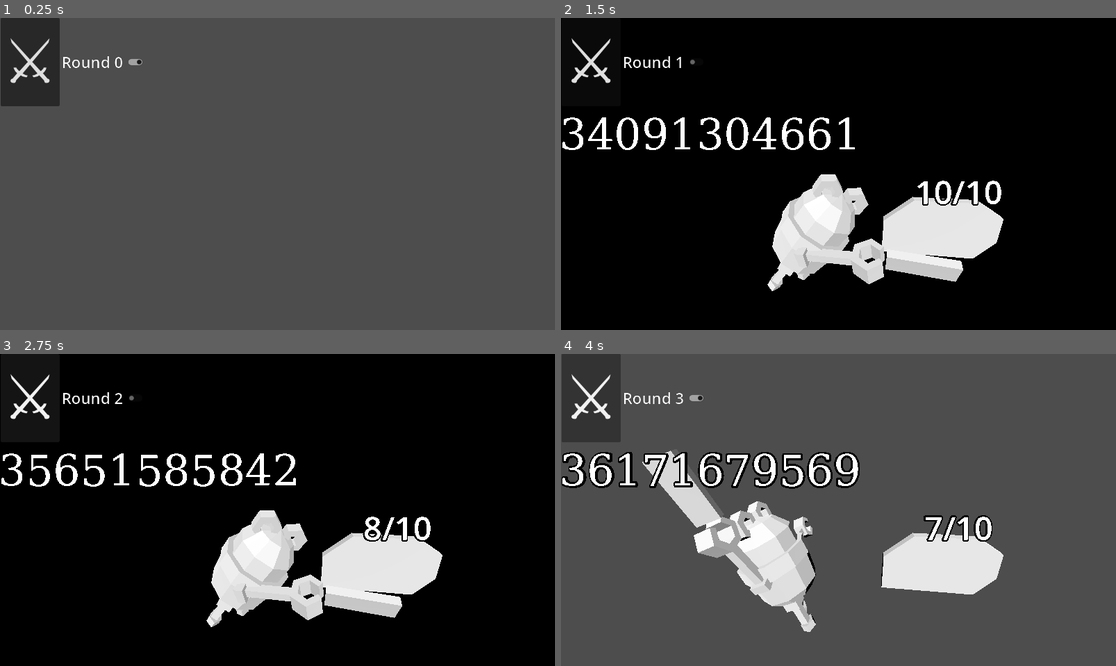
Above: before the commit, frames 1-4 (two rows, left to right).
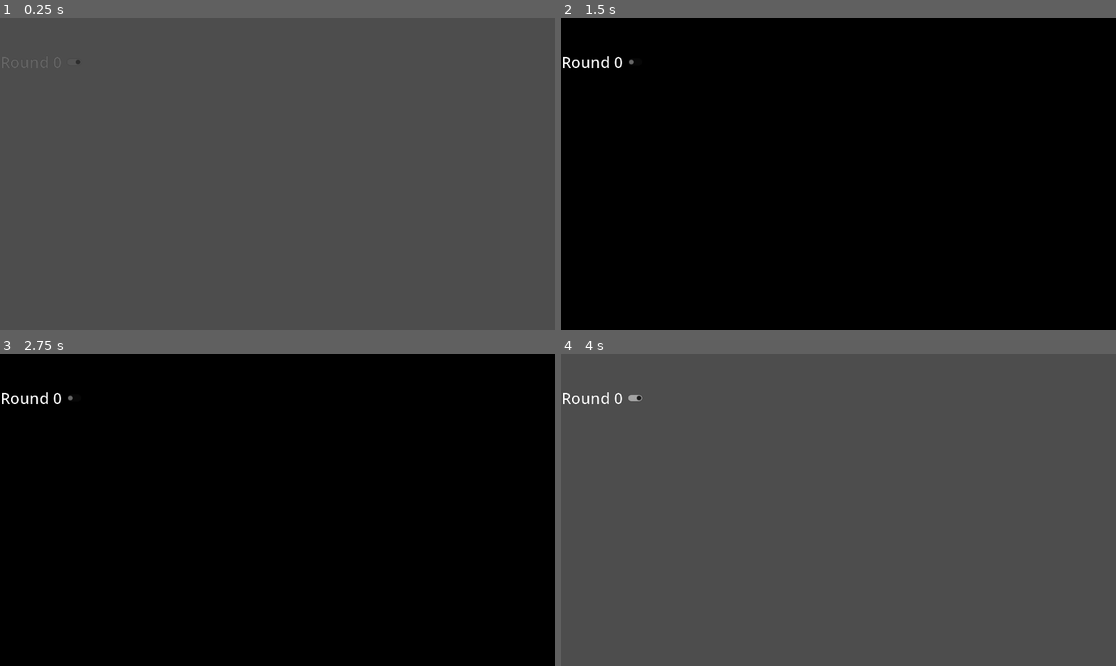
Above: after the commit, the same moments.

Repository: iomeanslife/stream_game_thing
Game: Godot game, scene res://Main.tscn
The game is run twice, just before and just after one commit, with the same random seed, the same clock (stepped at 60 frames per second) and the same inputs.
Inputs (mouse positions are in pixels of both pictures, inside the frame that each line leads up to; where the layout moved, square brackets give the same spot in the first picture):
- Up to frame 1 (0.25 s): no input
- Up to frame 2 (1.5 s): click (588, 61) at 0.5 s, where only the run before the commit has a clickable "⚔️"; click (633, 61) [694, 61] at 1.25 s
- Up to frame 3 (2.75 s): click (27, 397) at 2 s, where only the run before the commit has a clickable "⚔️"
- Up to frame 4 (4 s): click (633, 397) [694, 397] at 2.75 s; click (588, 397) at 3.5 s, where only the run before the commit has a clickable "⚔️"

The runs differ from the first frame. In frame 1, 3.2% of the frame differs, in the area x 0-26%, y 0-29%; in frame 2, 11%; in frame 3, 11%; in frame 4, 16%, in the area x 0-80%, y 0-90%.

Commit message:
Milestone manual assault

Diff:
--- a/Main.gd
+++ b/Main.gd
@@ -12,11 +12,13 @@
 @onready var enemyLocation = $EnemyLocation
 @onready var astroEggLocation = $AstroEggLocation
 @onready var roundLabel = $SubViewportContainer/SubViewport/HBoxContainer/RoundCounter
+@onready var hBoxContainer = $SubViewportContainer/SubViewport/HBoxContainer
 
 # Called when the node enters the scene tree for the first time.
 func _ready():
 	DisplayServer.window_set_flag(DisplayServer.WINDOW_FLAG_TRANSPARENT,false)
 	get_tree().get_root().set_transparent_background(false)
+	hBoxContainer.modulate.a = 0.5
 
 	# TODO: fill viewer from twitch api, only followers.
 	for n in 20:
@@ -62,3 +64,14 @@
 	if currentViewerIndex < viewers.size():
 		viewers[currentViewerIndex].visible = true
 		viewers[currentViewerIndex].attack(currentEnemy)
+
+
+
+func _on_h_box_container_mouse_entered():
+	hBoxContainer.modulate.a = 1
+	pass # Replace with function body.
+
+
+
+func _on_h_box_container_mouse_exited():
+	hBoxContainer.modulate.a = 0.5
--- a/Main.tscn
+++ b/Main.tscn
@@ -60,11 +60,14 @@
 render_target_update_mode = 4
 
 [node name="HBoxContainer" type="HBoxContainer" parent="SubViewportContainer/SubViewport"]
+modulate = Color(1, 1, 1, 0.533333)
 offset_right = 201.0
 offset_bottom = 183.0
 
 [node name="Button" type="Button" parent="SubViewportContainer/SubViewport/HBoxContainer"]
+visible = false
 layout_mode = 2
+mouse_filter = 1
 theme_override_fonts/font = SubResource("SystemFont_xr0vt")
 theme_override_font_sizes/font_size = 128
 theme_override_styles/focus = SubResource("StyleBoxEmpty_of6pq")
@@ -78,8 +81,11 @@
 
 [node name="CheckButton" type="CheckButton" parent="SubViewportContainer/SubViewport/HBoxContainer"]
 layout_mode = 2
+mouse_filter = 1
 theme_override_styles/focus = SubResource("StyleBoxEmpty_q6y6v")
 button_pressed = true
 
+[connection signal="mouse_entered" from="SubViewportContainer/SubViewport/HBoxContainer" to="." method="_on_h_box_container_mouse_entered"]
+[connection signal="mouse_exited" from="SubViewportContainer/SubViewport/HBoxContainer" to="." method="_on_h_box_container_mouse_exited"]
 [connection signal="pressed" from="SubViewportContainer/SubViewport/HBoxContainer/Button" to="." method="_on_button_pressed"]
 [connection signal="toggled" from="SubViewportContainer/SubViewport/HBoxContainer/CheckButton" to="." method="_on_check_button_toggled"]
